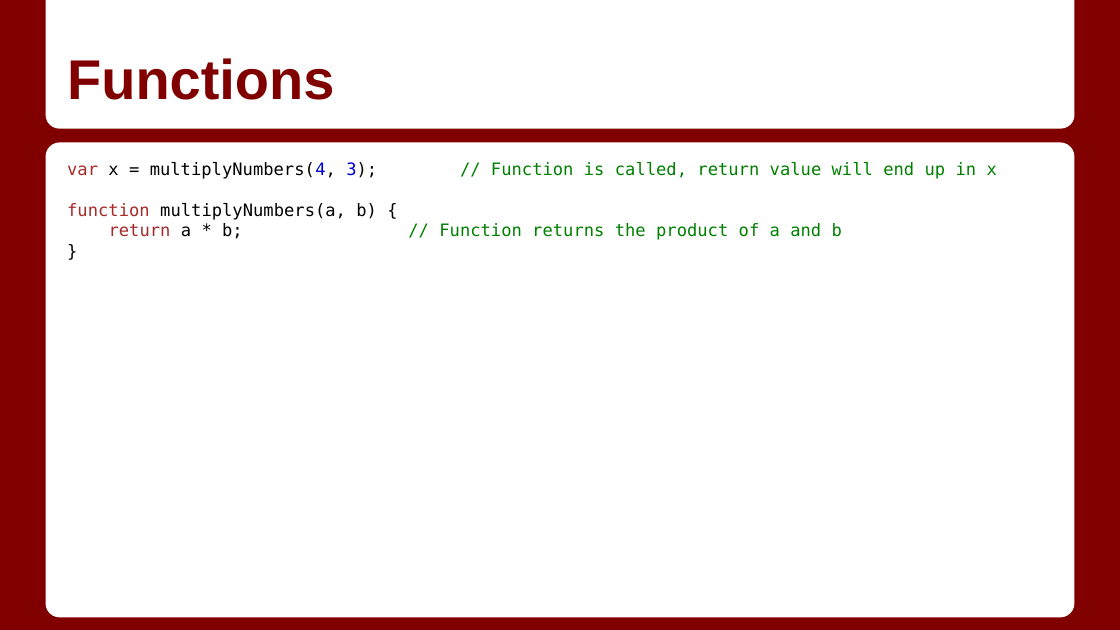
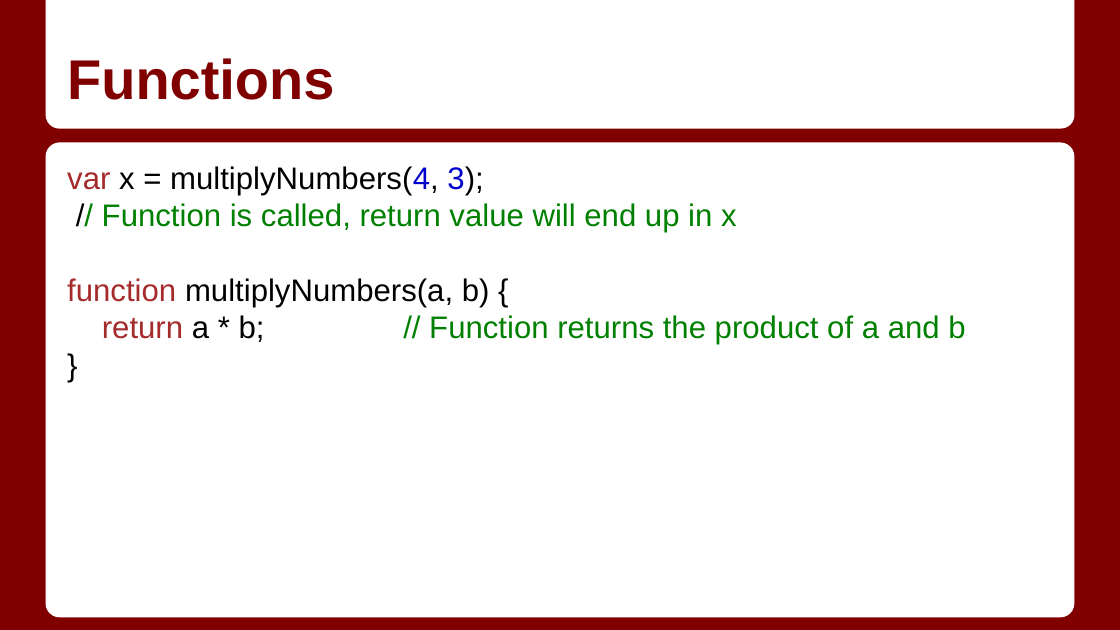
Before and after one commit to PhillyWebGuy/CE-2413-SPRING-2015, a slide deck: slide 2 of presentations/class-2/Class 2.2_ Flow Control, Loops, Arrays.pptx. Drawn at 1120x630 pixels with LibreOffice and Linux fonts; fonts in the diff are those of the drawing. Boxes give left, top, right and bottom in pixels: in the first picture for what was removed or moved away, otherwise in the second. Text is boxed around its words. In the diff, an @@ line names an element or a change of style, - is before the commit and + after.

```diff
--- a/presentations/class-2/Class 2.2_ Flow Control, Loops, Arrays.pptx
+++ b/presentations/class-2/Class 2.2_ Flow Control, Loops, Arrays.pptx
@@ text at bbox=[67, 166, 737, 233]: text changed; size 11 to 20 pt; font DejaVu Sans Mono to Arial @@
-var x = multiplyNumbers(4, 3); // Function is called, return value will end up in x
+var x = multiplyNumbers(4, 3);
+// Function is called, return value will end up in x
@@ text at bbox=[67, 278, 965, 345]: size 11 to 20 pt, font DejaVu Sans Mono to Arial in "function multiplyNumbers(a, b) {", "return a * b; // Function returns ...", "}" @@
```
Also in this commit, not shown: 2 other slides changed, 2 other files.
